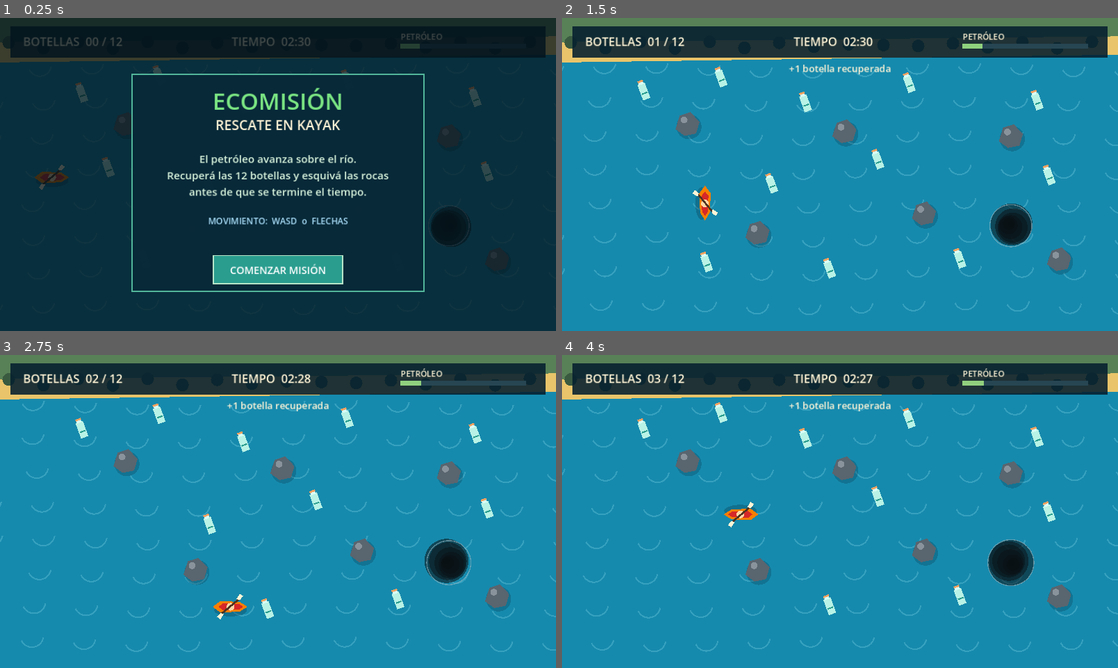
Above: before the commit, frames 1-4 (two rows, left to right).
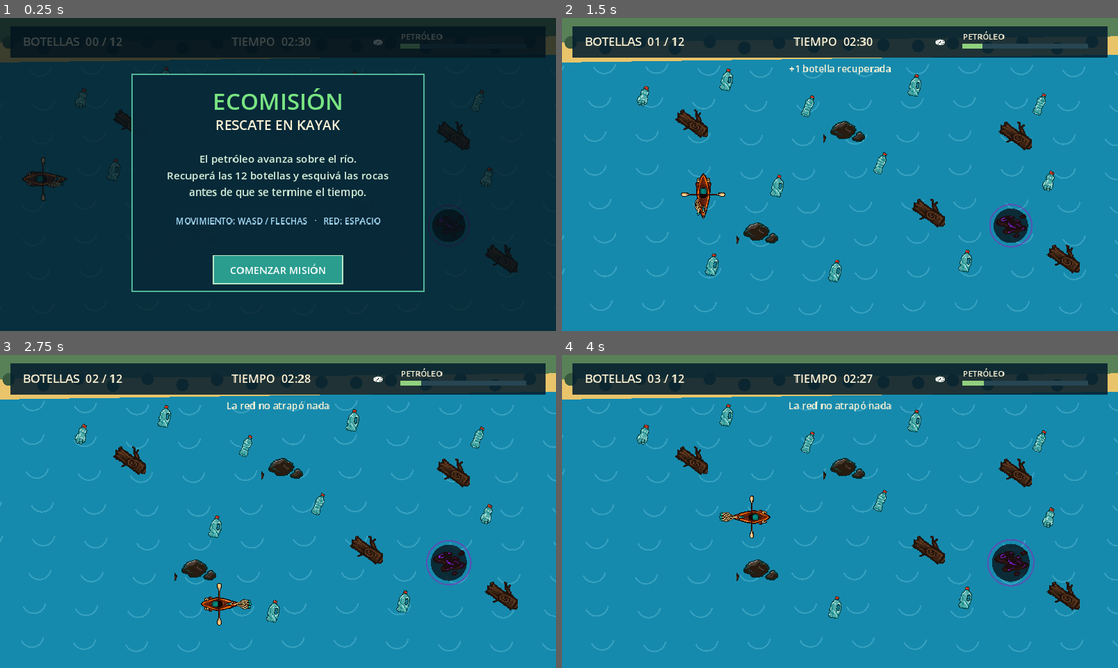
Above: after the commit, the same moments.

Repository: zeba673/Desafio2-Hackathon-SanRafael-2026
Game: Godot game, scene res://main.tscn
The game is run twice, just before and just after one commit, with the same random seed, the same clock (stepped at 60 frames per second) and the same inputs.
Inputs (mouse positions are in pixels of both pictures, inside the frame that each line leads up to):
- Up to frame 1 (0.25 s): no input
- Up to frame 2 (1.5 s): tap Enter at 0.5, 0.6 s; move the mouse to (962, 158) at 0.52 s; hold D 0.53-1.28 s; click (962, 158) at 0.67 s; tap Space at 0.77, 0.8, 1.07, 1.35 s; move the mouse to (728, 190) at 1.27 s; hold S from 1.28 s (still down); click (728, 190) at 1.42 s
- Up to frame 3 (2.75 s): tap Space at 1.52, 1.82, 2.3 s; tap Enter at 1.55, 2.1 s; move the mouse to (333, 442) at 2.02 s; release S at 2.03 s; hold D from 2.03 s (still down); click (333, 442) at 2.17 s
- Up to frame 4 (4 s): move the mouse to (812, 574) at 2.77 s; release D at 2.78 s; hold W 2.78-3.53 s; tap Enter at 2.85 s; click (812, 574) at 2.92 s; tap Space at 3.02, 3.32, 3.6, 3.77 s; move the mouse to (1006, 558) at 3.52 s; hold A from 3.53 s (still down); click (1006, 558) at 3.67 s

The runs differ from the first frame. In frame 1, 3.2% of the frame differs, in the area x 3-94%, y 4-82%; in frame 2, 5.5%; in frame 3, 5.5%, in the area x 4-94%, y 4-87%; in frame 4, 5.4%.

Commit message:
feat: integrar bocetos y mecánica de red

Diff:
--- a/main.gd
+++ b/main.gd
@@ -1,6 +1,10 @@
 extends Node2D
 
 enum GameState { MENU, PLAYING, WON, LOST }
+enum NetState { IDLE, CAST, CATCH, MISS }
+
+const KAYAK_SHEET = preload("res://assets/kayak-net-sprites-transparent.png")
+const OBJECT_SHEET = preload("res://assets/river-object-sprites.png")
 
 const SCREEN := Vector2(1152, 648)
 const GAME_TIME := 150.0
@@ -24,6 +28,9 @@
 var notice := ""
 var notice_time := 0.0
 var end_reason := ""
+var net_state := NetState.IDLE
+var net_timer := 0.0
+var pending_bottle := -1
 
 var bottle_spawns := [
 	Vector2(170, 155), Vector2(330, 125), Vector2(505, 180),
@@ -42,6 +49,7 @@
 
 func _ready() -> void:
 	get_window().title = "EcoMisión: Rescate en Kayak"
+	texture_filter = CanvasItem.TEXTURE_FILTER_NEAREST
 	bottles.assign(bottle_spawns)
 	if "--self-test" in OS.get_cmdline_user_args():
 		run_self_test()
@@ -50,7 +58,14 @@
 
 func run_self_test() -> void:
 	start_game()
-	bottles = [player]
+	bottles = [Vector2(1000, 100)]
+	cast_net()
+	resolve_net()
+	assert(net_state == NetState.MISS and bottles.size() == 1)
+	start_game()
+	bottles = [player + direction * 92.0]
+	cast_net()
+	resolve_net()
 	update_game(0.01)
 	assert(state == GameState.WON)
 	start_game()
@@ -65,6 +80,13 @@
 	wave_time += delta
 	flash = maxf(0.0, flash - delta)
 	notice_time = maxf(0.0, notice_time - delta)
+	if net_timer > 0.0:
+		net_timer -= delta
+		if net_timer <= 0.0:
+			if net_state == NetState.CAST:
+				resolve_net()
+			else:
+				net_state = NetState.IDLE
 	if state == GameState.PLAYING:
 		update_game(delta)
 	queue_redraw()
@@ -93,13 +115,6 @@
 				hit_rock()
 				break
 
-	for index in range(bottles.size() - 1, -1, -1):
-		if player.distance_to(bottles[index]) < 35.0:
-			bottles.remove_at(index)
-			flash = 0.16
-			notice = "+1 botella recuperada"
-			notice_time = 1.1
-
 	if bottles.is_empty():
 		finish_game(true, "¡El río quedó libre de residuos!")
 	elif time_left <= 0.0:
@@ -116,6 +131,35 @@
 	flash = 0.35
 	notice = "¡Cuidado! La roca costó 3 segundos"
 	notice_time = 1.5
+
+
+func cast_net() -> void:
+	if net_state != NetState.IDLE:
+		return
+	net_state = NetState.CAST
+	net_timer = 0.18
+	pending_bottle = -1
+	var target := player + direction * 92.0
+	var best_distance := 66.0
+	for index in bottles.size():
+		var distance := bottles[index].distance_to(target)
+		if distance < best_distance:
+			best_distance = distance
+			pending_bottle = index
+
+
+func resolve_net() -> void:
+	if pending_bottle >= 0 and pending_bottle < bottles.size():
+		bottles.remove_at(pending_bottle)
+		net_state = NetState.CATCH
+		flash = 0.16
+		notice = "+1 botella recuperada"
+	else:
+		net_state = NetState.MISS
+		notice = "La red no atrapó nada"
+	net_timer = 0.42
+	notice_time = 1.1
+	pending_bottle = -1
 
 
 func start_game() -> void:
@@ -130,6 +174,9 @@
 	notice = "Recolectá las 12 botellas antes de que avance el petróleo"
 	notice_time = 3.2
 	end_reason = ""
+	net_state = NetState.IDLE
+	net_timer = 0.0
+	pending_bottle = -1
 
 
 func finish_game(won: bool, reason: String) -> void:
@@ -139,7 +186,9 @@
 
 func _unhandled_input(event: InputEvent) -> void:
 	if event is InputEventKey and event.pressed and not event.echo:
-		if event.keycode in [KEY_ENTER, KEY_SPACE] and state != GameState.PLAYING:
+		if event.keycode == KEY_SPACE and state == GameState.PLAYING:
+			cast_net()
+		elif event.keycode in [KEY_ENTER, KEY_SPACE] and state != GameState.PLAYING:
 			start_game()
 	elif event is InputEventMouseButton and event.pressed and event.button_index == MOUSE_BUTTON_LEFT:
 		if state != GameState.PLAYING and Rect2(442, 492, 268, 58).has_point(event.position):
@@ -181,47 +230,30 @@
 
 
 func draw_oil() -> void:
-	for layer in range(7, 0, -1):
-		var radius := oil_radius * float(layer) / 7.0
-		var wobble := sin(wave_time * 1.4 + layer) * 5.0
-		draw_circle(oil_center + Vector2(wobble, cos(wave_time + layer) * 4.0), radius, Color(0.035, 0.045, 0.055, 0.14 + layer * 0.055))
-	draw_arc(oil_center, oil_radius, 0.0, TAU, 64, Color(0.6, 0.72, 0.76, 0.55), 2.0)
+	draw_circle(oil_center, oil_radius * 0.82, Color(0.025, 0.025, 0.035, 0.72))
+	var size := oil_radius * 2.0
+	draw_texture_rect_region(OBJECT_SHEET, Rect2(oil_center - Vector2.ONE * size * 0.5, Vector2.ONE * size), Rect2(768, 512, 480, 512))
+	draw_arc(oil_center, oil_radius, 0.0, TAU, 64, Color(0.55, 0.15, 0.72, 0.55), 3.0)
 
 
 func draw_rock(at: Vector2) -> void:
-	draw_circle(at + Vector2(3, 5), 26.0, Color(0.02, 0.18, 0.25, 0.25))
-	draw_colored_polygon(PackedVector2Array([at + Vector2(-25, 10), at + Vector2(-16, -18), at + Vector2(6, -25), at + Vector2(25, -5), at + Vector2(18, 19), at + Vector2(-6, 24)]), Color("#59656f"))
-	draw_circle(at + Vector2(-7, -9), 7.0, Color("#89939b"))
+	var source := Rect2(0, 512, 384, 512) if int(at.x) % 2 == 0 else Rect2(384, 512, 384, 512)
+	draw_texture_rect_region(OBJECT_SHEET, Rect2(at - Vector2(43, 43), Vector2(86, 86)), source)
 
 
 func draw_bottle(at: Vector2) -> void:
 	var bob := sin(wave_time * 2.2 + at.x) * 4.0
+	var variant := int(at.x) % 3
 	draw_set_transform(at + Vector2(0, bob), -0.35, Vector2.ONE)
-	draw_rect(Rect2(-8, -18, 16, 34), Color("#b8f2e6"), true)
-	draw_rect(Rect2(-5, -24, 10, 8), Color("#d9fff7"), true)
-	draw_rect(Rect2(-6, -25, 12, 4), Color("#f4a261"), true)
-	draw_line(Vector2(-6, 3), Vector2(6, 3), Color("#2a9d8f"), 3.0)
+	draw_texture_rect_region(OBJECT_SHEET, Rect2(-30, -30, 60, 60), Rect2(variant * 512, 0, 512, 512))
 	draw_set_transform(Vector2.ZERO, 0.0, Vector2.ONE)
 
 
 func draw_kayak() -> void:
-	draw_set_transform(player, direction.angle(), Vector2.ONE)
-	draw_shadow_ellipse(Vector2(3, 7), Vector2(34, 13), Color(0.02, 0.18, 0.25, 0.28))
-	draw_colored_polygon(PackedVector2Array([Vector2(-34, 0), Vector2(-18, -12), Vector2(22, -10), Vector2(38, 0), Vector2(22, 10), Vector2(-18, 12)]), Color("#f77f00"))
-	draw_colored_polygon(PackedVector2Array([Vector2(-22, 0), Vector2(-13, -7), Vector2(20, -6), Vector2(29, 0), Vector2(20, 6), Vector2(-13, 7)]), Color("#d62828"))
-	draw_circle(Vector2(3, 0), 8.0, Color("#ffd6a5"))
-	draw_line(Vector2(-19, 17), Vector2(23, -18), Color("#4f3422"), 4.0)
-	draw_colored_polygon(PackedVector2Array([Vector2(-25, 21), Vector2(-18, 13), Vector2(-11, 15), Vector2(-18, 26)]), CREAM)
-	draw_colored_polygon(PackedVector2Array([Vector2(29, -22), Vector2(22, -14), Vector2(15, -16), Vector2(22, -27)]), CREAM)
+	var cell := Vector2(net_state % 2, int(net_state / 2.0)) * 627.0
+	draw_set_transform(player, direction.angle() + PI * 0.5, Vector2.ONE)
+	draw_texture_rect_region(KAYAK_SHEET, Rect2(-66, -66, 132, 132), Rect2(cell, Vector2(627, 627)))
 	draw_set_transform(Vector2.ZERO, 0.0, Vector2.ONE)
-
-
-func draw_shadow_ellipse(center: Vector2, radii: Vector2, color: Color) -> void:
-	var points := PackedVector2Array()
-	for index in range(24):
-		var angle := TAU * index / 24.0
-		points.append(center + Vector2(cos(angle) * radii.x, sin(angle) * radii.y))
-	draw_colored_polygon(points, color)
 
 
 func draw_hud() -> void:
@@ -230,6 +262,7 @@
 	draw_string(font, Vector2(48, 58), "BOTELLAS  %02d / %02d" % [bottle_spawns.size() - bottles.size(), bottle_spawns.size()], HORIZONTAL_ALIGNMENT_LEFT, -1, 24, CREAM)
 	var seconds := maxi(0, ceili(time_left))
 	draw_string(font, Vector2(480, 58), "TIEMPO  %02d:%02d" % [int(seconds / 60.0), seconds % 60], HORIZONTAL_ALIGNMENT_LEFT, -1, 24, CREAM)
+	draw_texture_rect_region(OBJECT_SHEET, Rect2(770, 29, 38, 38), Rect2(1248, 512, 288, 512))
 	var danger := clampf(oil_radius / OIL_LIMIT, 0.0, 1.0)
 	draw_string(font, Vector2(830, 45), "PETRÓLEO", HORIZONTAL_ALIGNMENT_LEFT, -1, 17, CREAM)
 	draw_rect(Rect2(830, 54, 260, 10), Color("#274653"), true)
@@ -246,7 +279,7 @@
 	draw_centered("El petróleo avanza sobre el río.", 300, 22, Color("#d8f3dc"))
 	draw_centered("Recuperá las 12 botellas y esquivá las rocas", 334, 22, Color("#d8f3dc"))
 	draw_centered("antes de que se termine el tiempo.", 368, 22, Color("#d8f3dc"))
-	draw_centered("MOVIMIENTO:  WASD  o  FLECHAS", 427, 18, Color("#a9def9"))
+	draw_centered("MOVIMIENTO: WASD / FLECHAS   ·   RED: ESPACIO", 427, 18, Color("#a9def9"))
 	draw_button("COMENZAR MISIÓN")
 
 
Binary file added: assets/kayak-net-sprites-transparent.png
Not shown, added: assets/kayak-net-sprites-transparent.png.import
Binary file added: assets/river-object-sprites.png
Not shown, added: assets/river-object-sprites.png.import
Not shown, added: main.gd.uid
